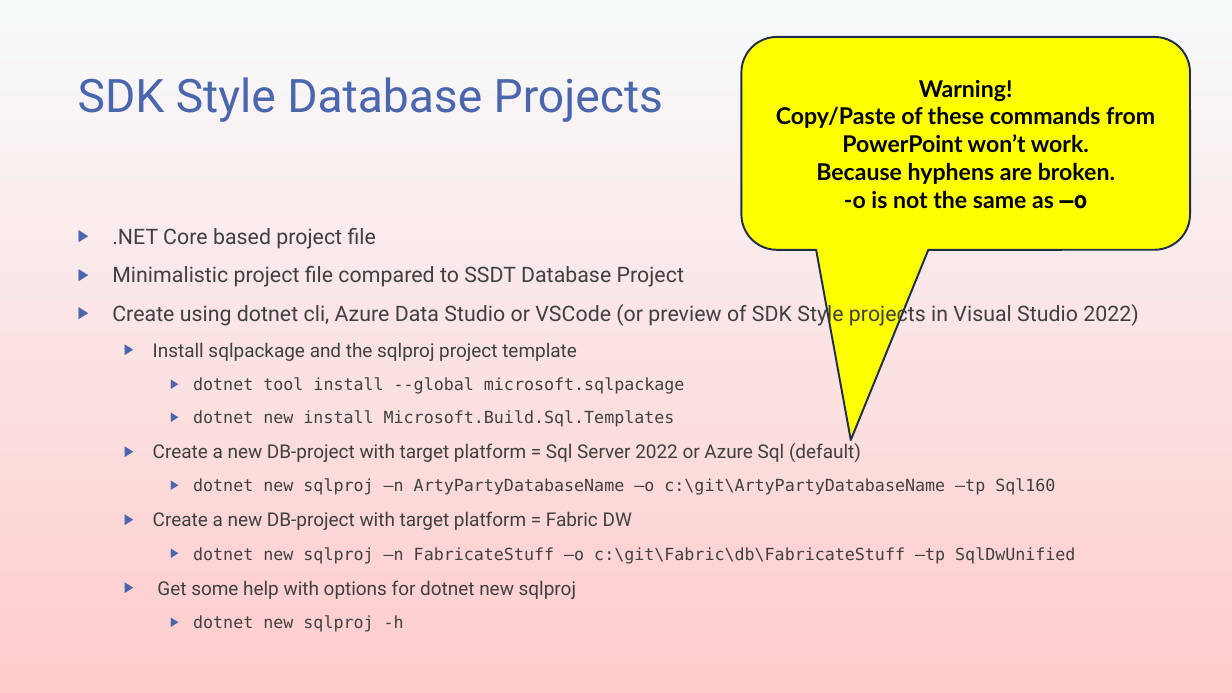
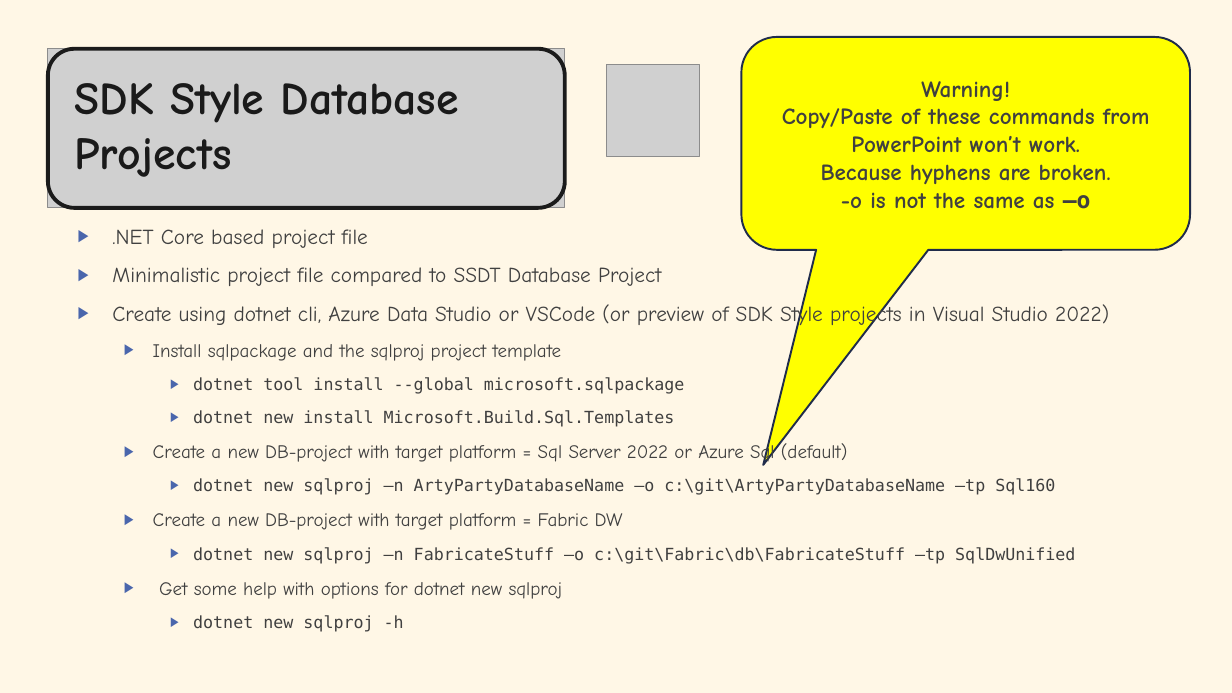
Before and after one commit to transmokopter/Presentations, a slide deck: slide 13 of an-introduction-to-sql-server-database-projects/an-introduction-to-sql-server-database-projects.pptx (slide 15 before the commit). Drawn at 1232x693 pixels with LibreOffice and Linux fonts; fonts in the diff are those of the drawing; grey boxes stand for pictures; background and template pictures are left out. Boxes give left, top, right and bottom in pixels: in the first picture for what was removed or moved away, otherwise in the second. Text is boxed around its words. In the diff, an @@ line names an element or a change of style, - is before the commit and + after.

```diff
--- a/an-introduction-to-sql-server-database-projects/an-introduction-to-sql-server-database-projects.pptx
+++ b/an-introduction-to-sql-server-database-projects/an-introduction-to-sql-server-database-projects.pptx
@@ background gradient #F7FAFB to #FFCCCC to #FFF7E6 @@
@@ picture added at (x1=48, y1=49, x2=565, y2=208) @@
@@ rounded rectangle added at (x1=48, y1=49, x2=565, y2=208), outline #1B1B1B 3 pt @@
@@ rounded speech box "Warning!" at (x1=741, y1=37, x2=1190, y2=250): font Lato to Comic Neue, text colour #000000 to #404040; proportions changed @@
@@ title "SDK Style Database Projects" at (x1=75, y1=83, x2=459, y2=177): size 36 to 35.6 pt, font Roboto to Comic Neue, text colour #4A66AC to #1A1A1A, bold on @@
@@ picture added at (x1=607, y1=64, x2=700, y2=156) @@
@@ text at (x1=112, y1=229, x2=1109, y2=599): font Roboto to Comic Neue in ".NET Core based project file", "Minimalistic project file compared to SSDT Database ...", "Create using dotnet cli, Azure Data Studio ...", "Install sqlpackage and the sqlproj project template" and 3 more places @@
```
Also in this commit, not shown: 19 other slides changed, 1 slide added, 4 slides removed, 4 other files.
